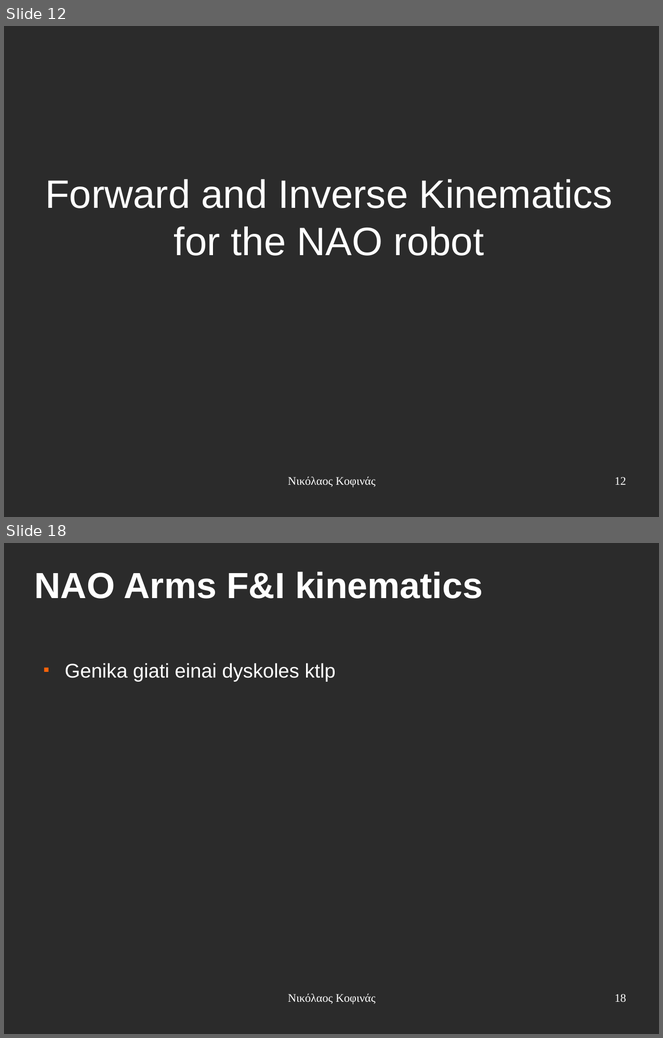
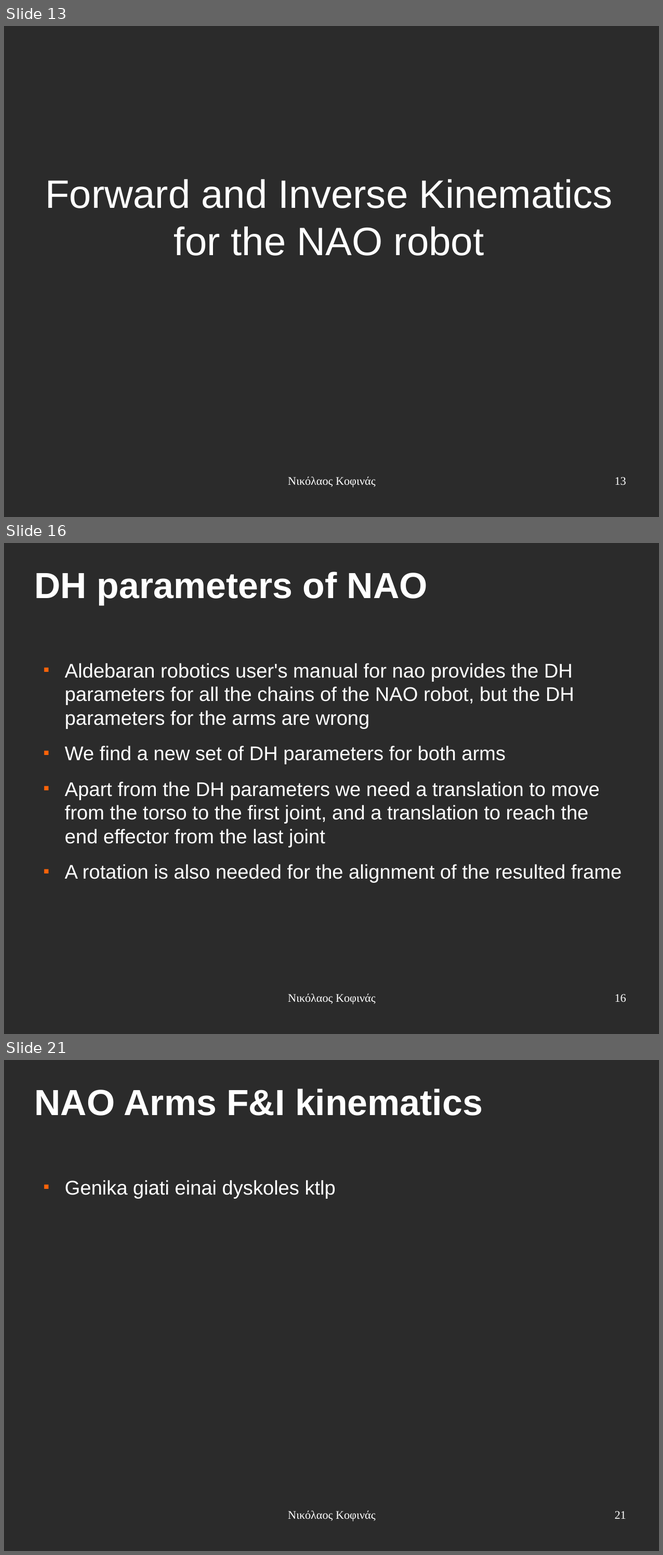
Before and after one commit to eldr4d/MyThesis, a slide deck: presentation.odp. Shown one above the other, each under a label of ours: slides 12 and 18 before the commit, slides 13, 16 and 21 after it; the slides between them are not shown. The pictures are 663x1038 and 663x1555 pixels, drawn with LibreOffice and Linux fonts; fonts in the diff are those of the drawing; background and template pictures are left out; a plain dark background stands for a picture behind light text. Boxes give left, top, right and bottom in pixels: in the first picture for what was removed or moved away, otherwise in the second. Text is boxed around its words. In the diff, an @@ line names an element or a change of style, - is before the commit and + after.

```diff
--- a/presentation.odp
+++ b/presentation.odp
@@ slide 16 added at [4, 543, 659, 1034], background picture (left out) @@
@@ title added at [35, 572, 428, 605], 44 pt, text #FFFFFF, bold @@
+DH parameters of NAO
@@ text added at [65, 663, 622, 883], 24 pt, text #FFFFFF @@
+■ Aldebaran robotics user's manual for nao provides the DH parameters for all the chains of the NAO robot, but the DH parameters for the arms are wrong
+■ We find a new set of DH parameters for both arms
+■ Apart from the DH parameters we need a translation to move from the torso to the first joint, and a translation to reach the end effector from the last joint
+■ A rotation is also needed for the alignment of the resulted frame
@@ text added at [288, 994, 376, 1005], 14 pt, text #FFFFFF @@
+Νικόλαος Κοφινάς
@@ page number added at [615, 994, 626, 1003], 14 pt, text #FFFFFF @@
+16
@@ what was slide 12 is now slide 13 @@
@@ page number at [615, 477, 626, 486]: text changed @@
-12
+13
@@ what was slide 18 is now slide 21 @@
@@ page number at [615, 1511, 626, 1519]: text changed @@
-18
+21
```
Also in this commit, not shown: 18 slides changed, 4 other slides added, 2 slides removed.
